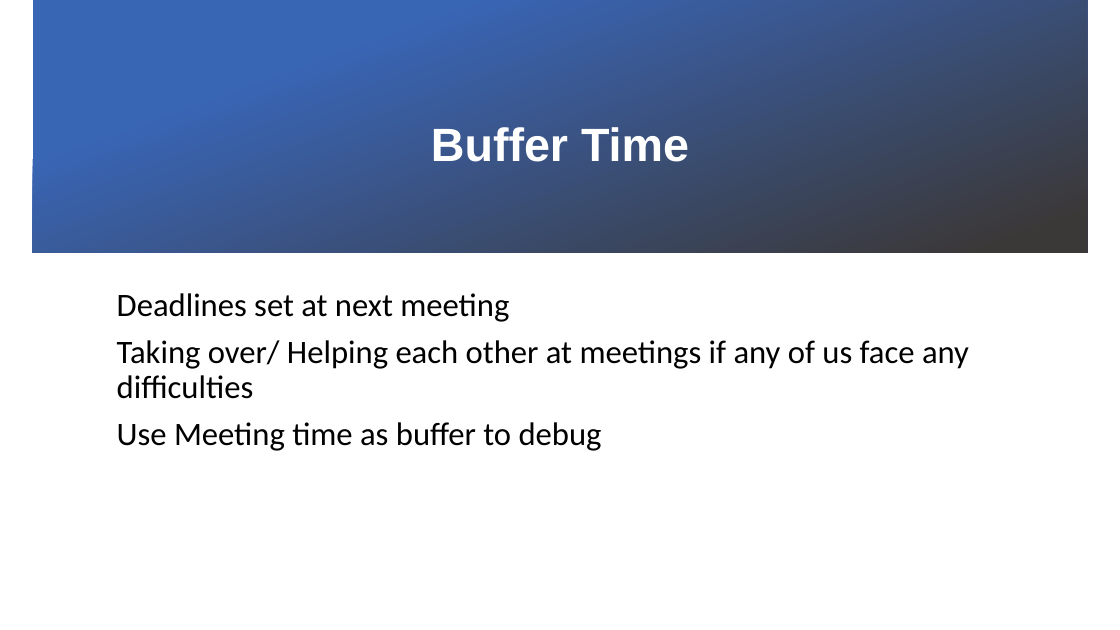
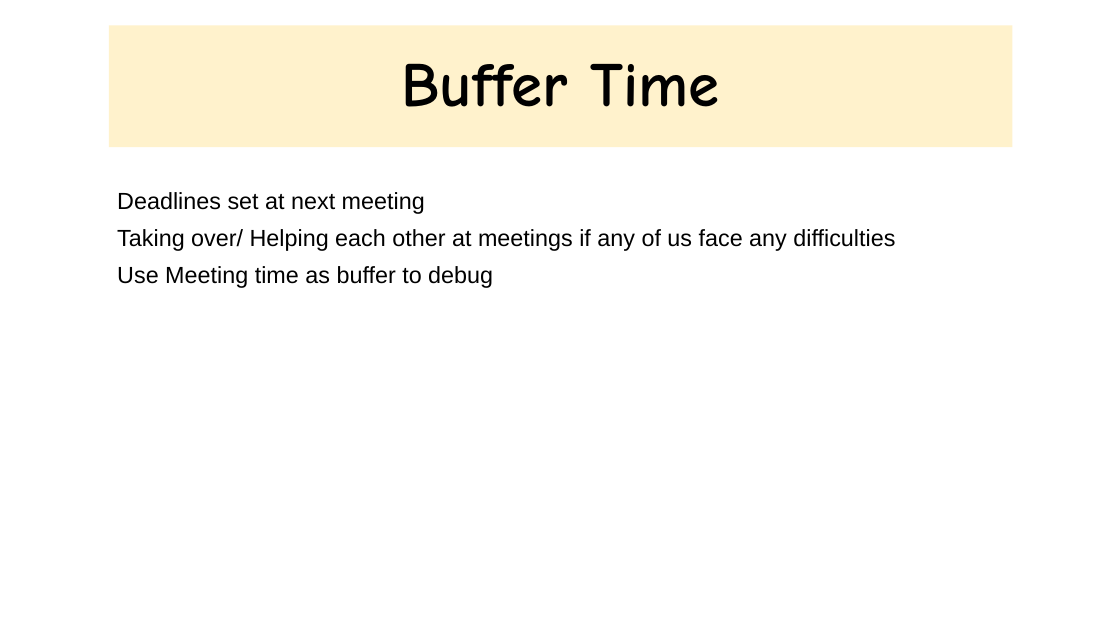
Before and after one commit to xbloh/Online-Course-Bidding-System-, a slide deck: slide 7 of presentations/Week 11 Online Review.pptx (slide 9 before the commit). Drawn at 1120x630 pixels with LibreOffice and Linux fonts; fonts in the diff are those of the drawing; background and template pictures are left out. Boxes give left, top, right and bottom in pixels: in the first picture for what was removed or moved away, otherwise in the second. Text is boxed around its words. In the diff, an @@ line names an element or a change of style, - is before the commit and + after.

```diff
--- a/presentations/Week 11 Online Review.pptx
+++ b/presentations/Week 11 Online Review.pptx
@@ rectangle removed at box(33, 0, 1088, 253) @@
@@ rectangle "Buffer Time": place and size @@
-rectangle "Buffer Time" at box(431, 127, 689, 162)
+rectangle "Buffer Time" at box(109, 25, 1012, 147)
@@ rectangle "Buffer Time" at box(109, 25, 1012, 147): size 40 to 54 pt, font Arial to Comic Neue, text colour #FFFFFF to #000000; fill none to #FFF2CC @@
@@ text "Deadlines set at next meeting": place and size @@
-text "Deadlines set at next meeting" at box(117, 293, 969, 451)
+text "Deadlines set at next meeting" at box(117, 192, 895, 288)
@@ text "Deadlines set at next meeting" at box(117, 192, 895, 288): size 28 to 20 pt, font Calibri to Arial @@
```
Also in this commit, not shown: 9 other slides changed, 1 slide added, 6 slides removed.
